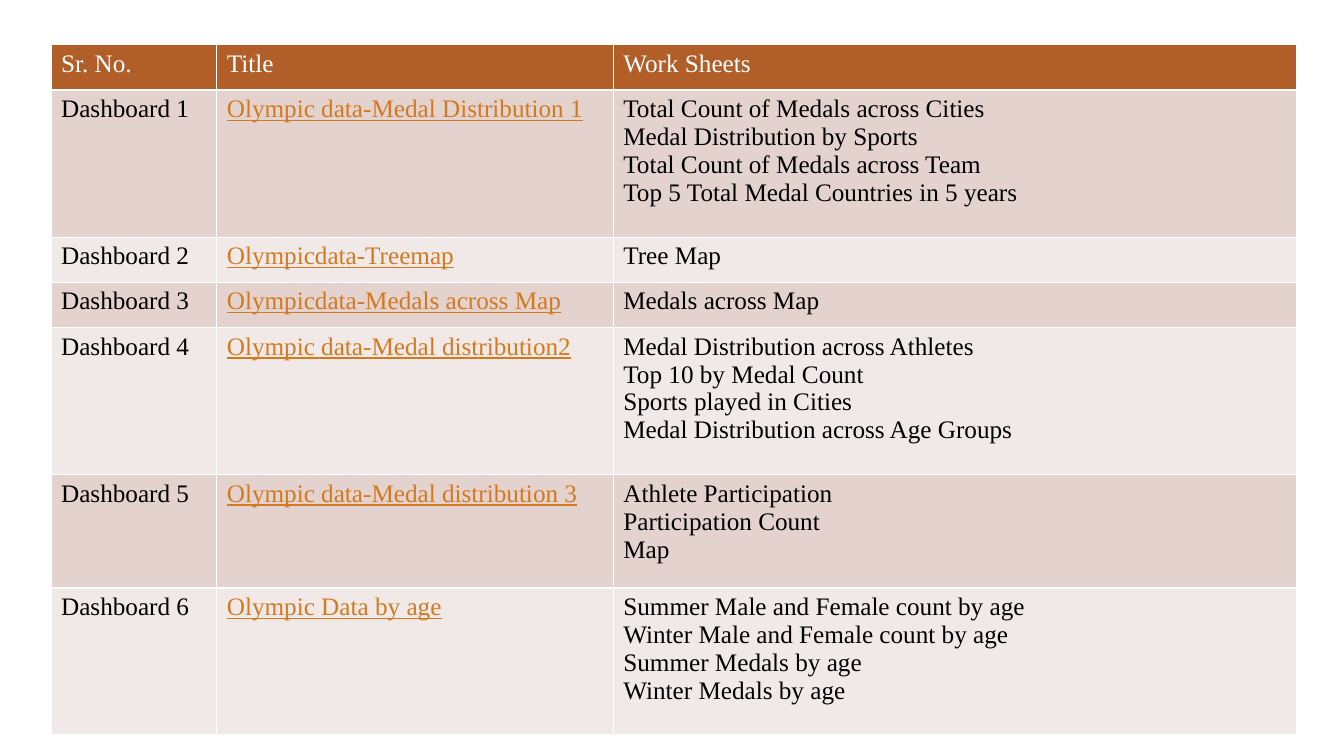
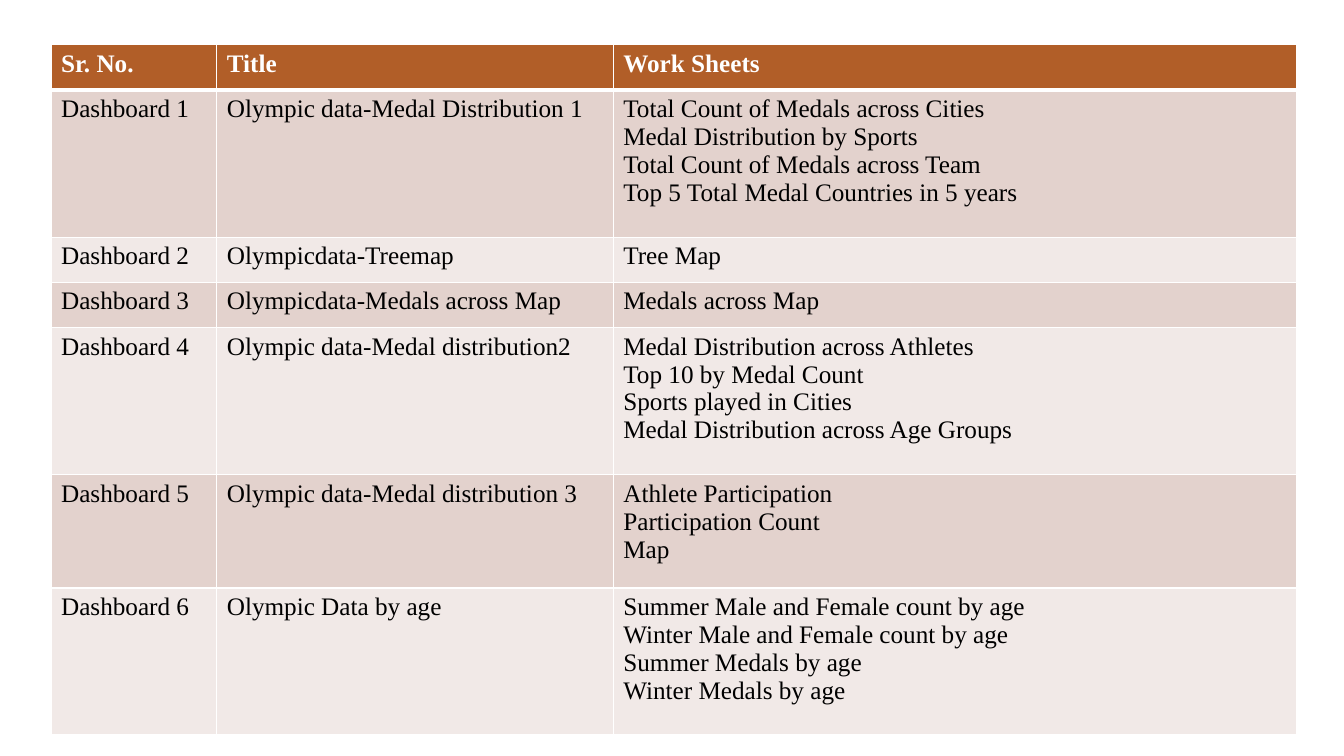
Before and after one commit to shwam25/Project_Tableau, a slide deck: slide 4 of Presentation.pptx. Drawn at 1344x756 pixels with LibreOffice and Linux fonts; fonts in the diff are those of the drawing; background and template pictures are left out. Boxes give left, top, right and bottom in pixels: in the first picture for what was removed or moved away, otherwise in the second. Text is boxed around its words. In the diff, an @@ line names an element or a change of style, - is before the commit and + after.

```diff
--- a/Presentation.pptx
+++ b/Presentation.pptx
@@ table at <box>51,44,1297,735</box> @@
@@ bold on in "Sr. No.", "Title", "Work Sheets" @@
@@ text colour #D37A21 to #000000, underline off in "Olympic data-Medal Distribution 1", "Olympicdata-Treemap", "Olympicdata-Medals across Map", "Olympic data-Medal distribution2" and 2 more places @@
```
Also in this commit, not shown: 2 other slides changed, 3 slides added, 6 slides removed.
